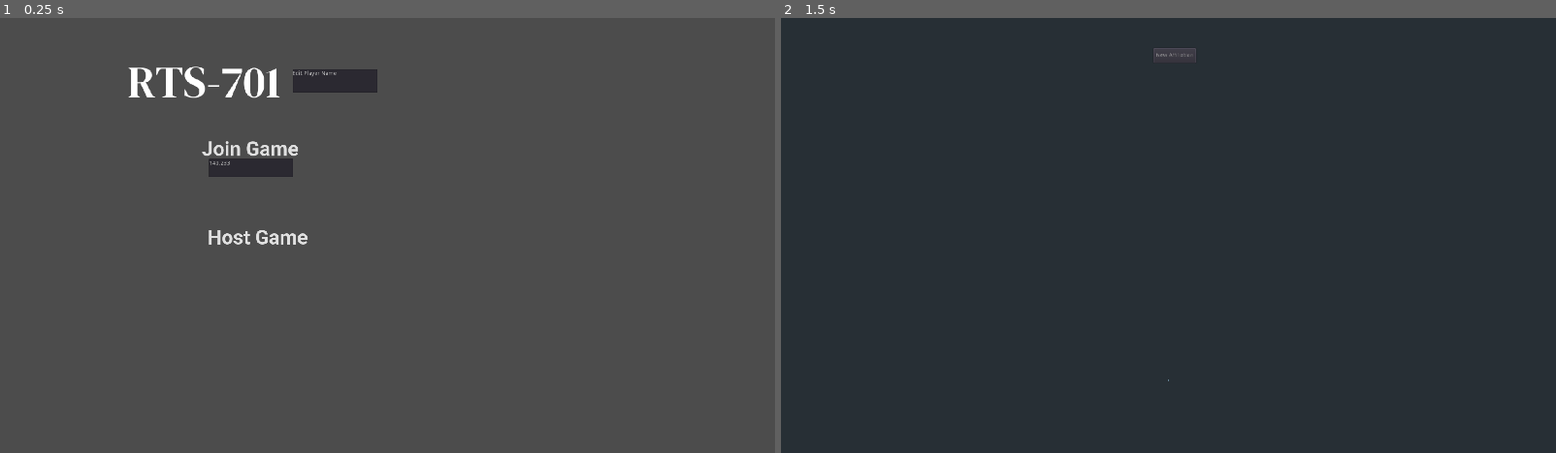
Above: before the commit, frames 1-2 (left to right).
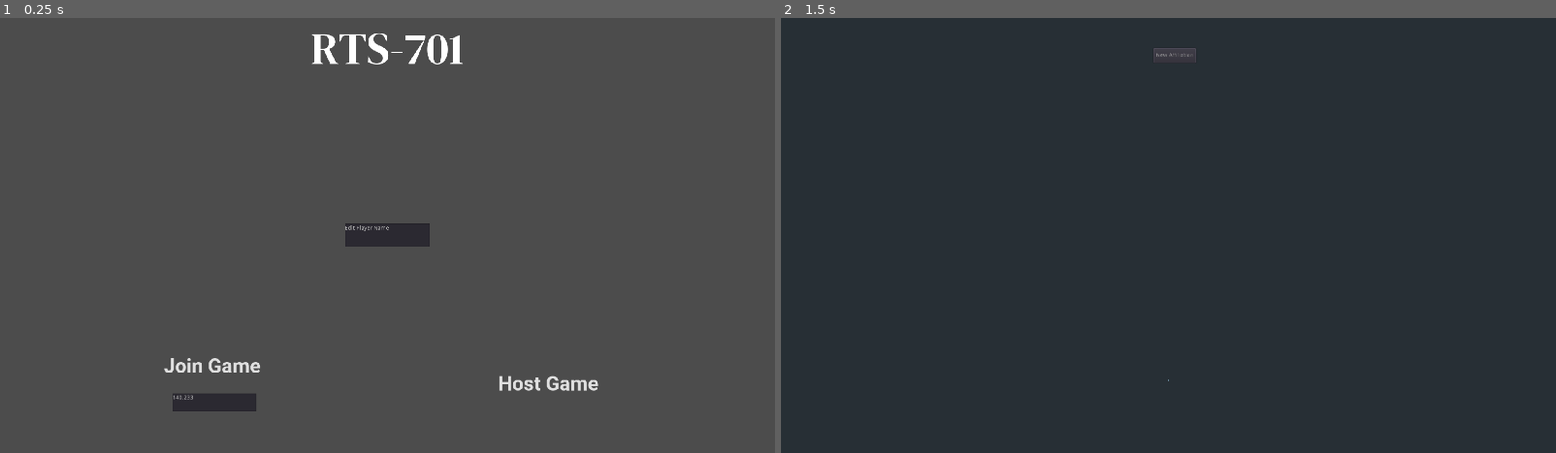
Above: after the commit, the same moments.

Repository: HansGoudey/rts-701
Game: Godot game, scene res://Main.tscn
Same seed, same stepped clock (60 frames per second), same inputs: the game is played once before the commit and once after it.
Inputs (mouse positions are in pixels of both pictures, inside the frame that each line leads up to):
- Up to frame 1 (0.25 s): no input
- Up to frame 2 (1.5 s): tap Enter at 0.5 s; move the mouse to (1339, 213) at 0.52 s; hold S (camera_backward) 0.53-1.25 s; click (1339, 213) at 0.67 s; click "Host Game" at 1.25 s

The runs differ from the first frame. In frame 1, 3.9% of the frame differs, in the area x 16-78%, y 3-91%; in frame 2, nothing differs.

Commit message:
basic format for the start ui

Diff:
--- a/RTS-701-Project/UI/StartUI.tscn
+++ b/RTS-701-Project/UI/StartUI.tscn
@@ -7,25 +7,28 @@
 [node name="StartUI" type="Control"]
 anchor_right = 1.0
 anchor_bottom = 1.0
-margin_right = 896.0
-margin_bottom = 480.0
 script = ExtResource( 1 )
 
 [node name="Label" type="Label" parent="."]
-margin_left = 116.0
-margin_top = 83.0
-margin_right = 896.0
-margin_bottom = 234.0
+anchor_left = 0.5
+anchor_right = 0.5
+margin_left = -280.0
+margin_right = 280.0
+margin_bottom = 151.0
 custom_fonts/font = ExtResource( 2 )
 text = "RTS-701"
 align = 1
+valign = 1
 
 [node name="JoinGame" type="Button" parent="."]
-anchor_right = 1.0
-margin_left = 23.2619
-margin_top = 291.921
-margin_right = -1596.74
-margin_bottom = 357.921
+anchor_left = 0.5
+anchor_top = 1.0
+anchor_right = 0.5
+anchor_bottom = 1.0
+margin_left = -559.721
+margin_top = -249.354
+margin_right = -307.721
+margin_bottom = -183.354
 grow_horizontal = 2
 grow_vertical = 2
 size_flags_stretch_ratio = 0.0
@@ -34,10 +37,14 @@
 flat = true
 
 [node name="HostGame" type="Button" parent="."]
-margin_left = 488.839
-margin_top = 511.669
-margin_right = 788.839
-margin_bottom = 577.669
+anchor_left = 0.5
+anchor_top = 1.0
+anchor_right = 0.5
+anchor_bottom = 1.0
+margin_left = 249.391
+margin_top = -205.452
+margin_right = 549.391
+margin_bottom = -139.452
 grow_horizontal = 2
 grow_vertical = 2
 rect_pivot_offset = Vector2( -2, -1 )
@@ -48,15 +55,23 @@
 flat = true
 
 [node name="IPField" type="TextEdit" parent="."]
-margin_left = 518.133
-margin_top = 350.42
-margin_right = 726.133
-margin_bottom = 395.42
+anchor_left = 0.5
+anchor_top = 1.0
+anchor_right = 0.5
+anchor_bottom = 1.0
+margin_left = -532.686
+margin_top = -148.298
+margin_right = -324.686
+margin_bottom = -103.298
 text = "140.233"
 
 [node name="NameField" type="TextEdit" parent="."]
-margin_left = 725.479
-margin_top = 126.868
-margin_right = 935.479
-margin_bottom = 184.868
+anchor_left = 0.5
+anchor_top = 0.5
+anchor_right = 0.5
+anchor_bottom = 0.5
+margin_left = -105.0
+margin_top = -29.0
+margin_right = 105.0
+margin_bottom = 29.0
 text = "Edit Player Name"
